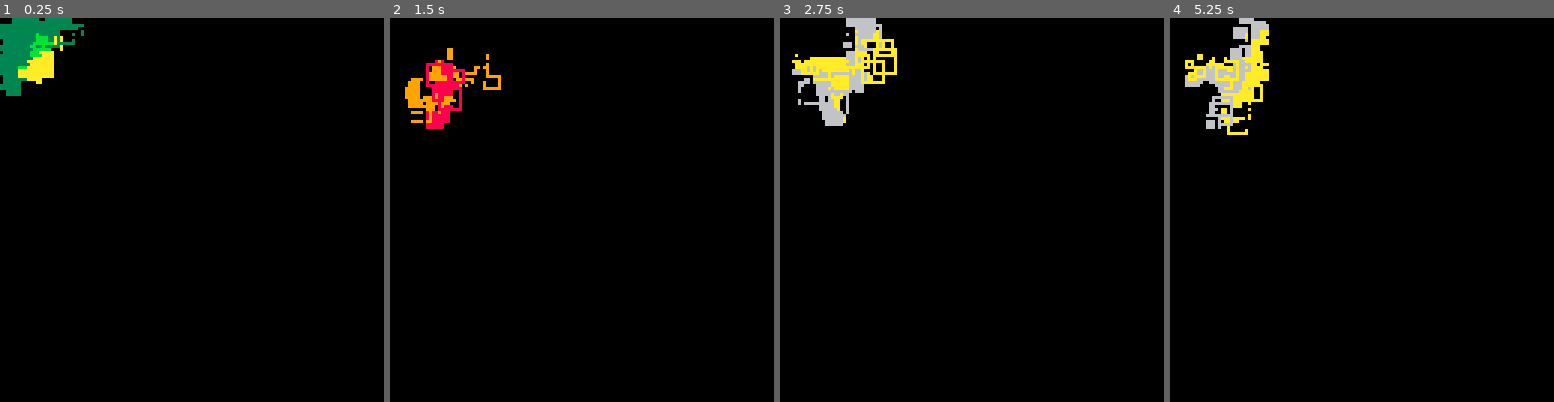
Above: before the commit, frames 1-4 (left to right).
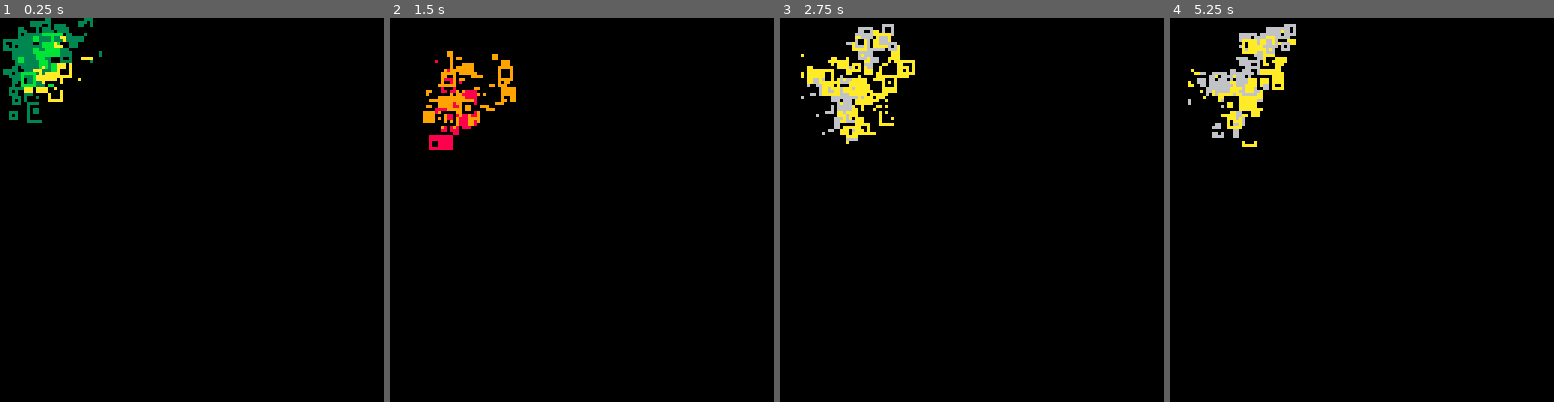
Above: after the commit, the same moments.

Repository: wesen/carts
Game: PICO-8 cartridge genbg.p8
The game is run twice, just before and just after one commit, with the same random seed, the same clock (stepped at 60 frames per second) and the same inputs.
Inputs:
- Up to frame 1 (0.25 s): no input
- Up to frame 2 (1.5 s): tap O (Z key) at 0.33, 0.7, 1.43 s; tap X (X key) at 1.07 s
- Up to frame 3 (2.75 s): tap X (X key) at 2.07, 2.4, 2.73 s; tap O (Z key) at 2.22 s
- Up to frame 4 (5.25 s): tap X (X key) every 0.33 s from 3.07 to 5.07 s; tap O (Z key) at 3.1, 3.98, 4.87 s

The runs differ from the first frame. In frame 1, 2.7% of the frame differs, in the area x 0-27%, y 0-28%; in frame 2, 2.9%; in frame 3, 3.9%, in the area x 3-36%, y 0-33%; in frame 4, 3.5%.

Commit message:
Nice patterns

Diff:
--- a/genbg.p8
+++ b/genbg.p8
@@ -30,9 +30,10 @@
  local mw=32
  local mh=32
  local sx=(m+1)*8
- for i=0,400 do
+ for i=0,0 do
   local x,y=rnd(mw),rnd(mh)
-  local w=min(mw-x,rnd(mw/6))
+  local w=flr(min(mw-x,rnd(mw/6)))
+  x,y=flr(x),flr(y)
   local h=min(mh-y,rnd(mh/6))
   h=w
   local c=sget(
@@ -41,16 +42,23 @@
   rectfill(x,y,x+w,y+h,c)
  end
 
- for i=0,30 do
+ for i=0,400 do
   local x,y=rnd(mw),rnd(mh)
-  local w=max(2,rnd(8))
+  local w=flr(max(1,rnd(5)))
   local h=w
   local c=sget(
      sx+x/(mw/8),
      y/(mh/8))
-  x+=rnd(3)
-  y+=rnd(3)
-  rect(x,y,x+w,y+h,c)
+  x,y=flr(x),flr(y)
+  if c!=0 or true then
+   x+=rnd(10)
+   y+=rnd(10)
+   if rnd(1)>0.2 then
+    rect(x,y,x+w,y+h,c)
+   else
+    rectfill(x,y,x+w,y+h,c)
+   end
+  end
  end
 end
 __gfx__
